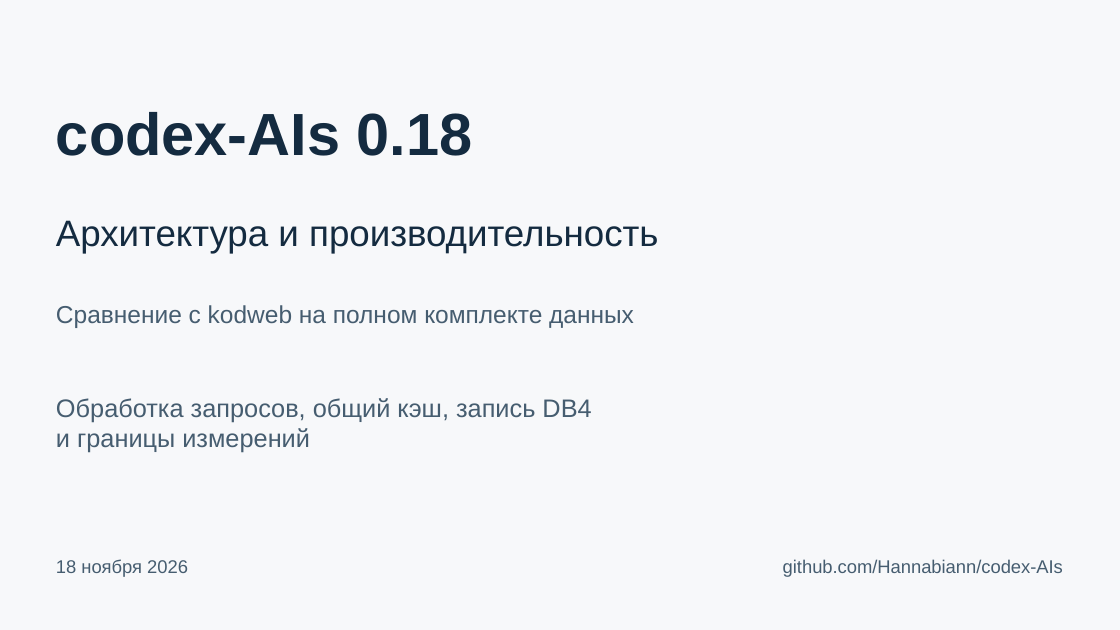
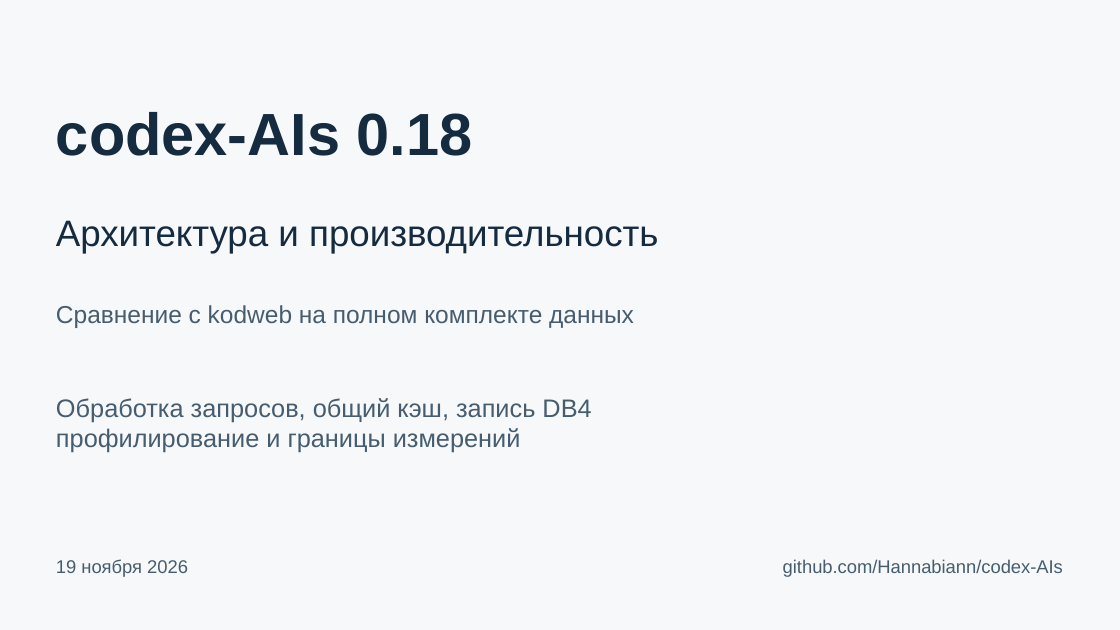
Before and after one commit to Hannabiann/codex-AIs, a slide deck: slide 1 of docs/presentations/codex-AIs-architecture-0.18.pptx. Drawn at 1120x630 pixels with LibreOffice and Linux fonts; fonts in the diff are those of the drawing. Boxes give left, top, right and bottom in pixels: in the first picture for what was removed or moved away, otherwise in the second. Text is boxed around its words. In the diff, an @@ line names an element or a change of style, - is before the commit and + after.

```diff
--- a/docs/presentations/codex-AIs-architecture-0.18.pptx
+++ b/docs/presentations/codex-AIs-architecture-0.18.pptx
@@ text at <box>56,428,521,453</box>: text changed @@
-и границы измерений
+профилирование и границы измерений
@@ text at <box>56,559,188,577</box>: text changed @@
-18 ноября 2026
+19 ноября 2026
```
Also in this commit, not shown: 2 other slides changed, 9 slides added, 3 slides removed, 4 other files.
